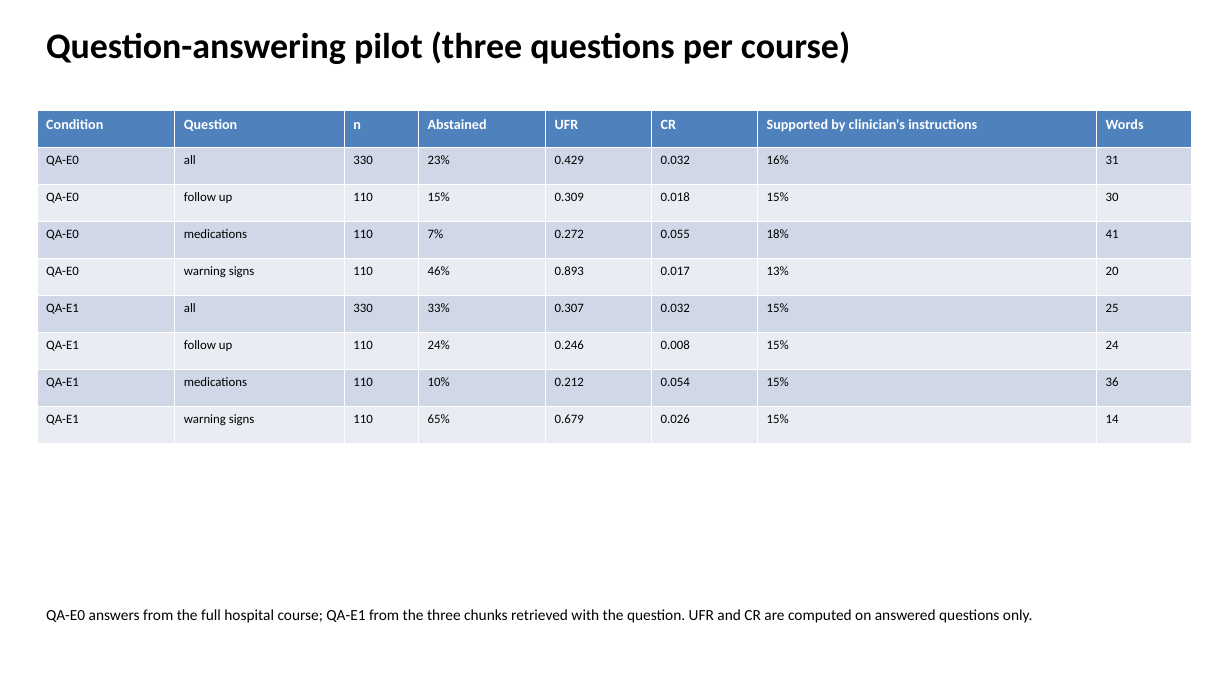
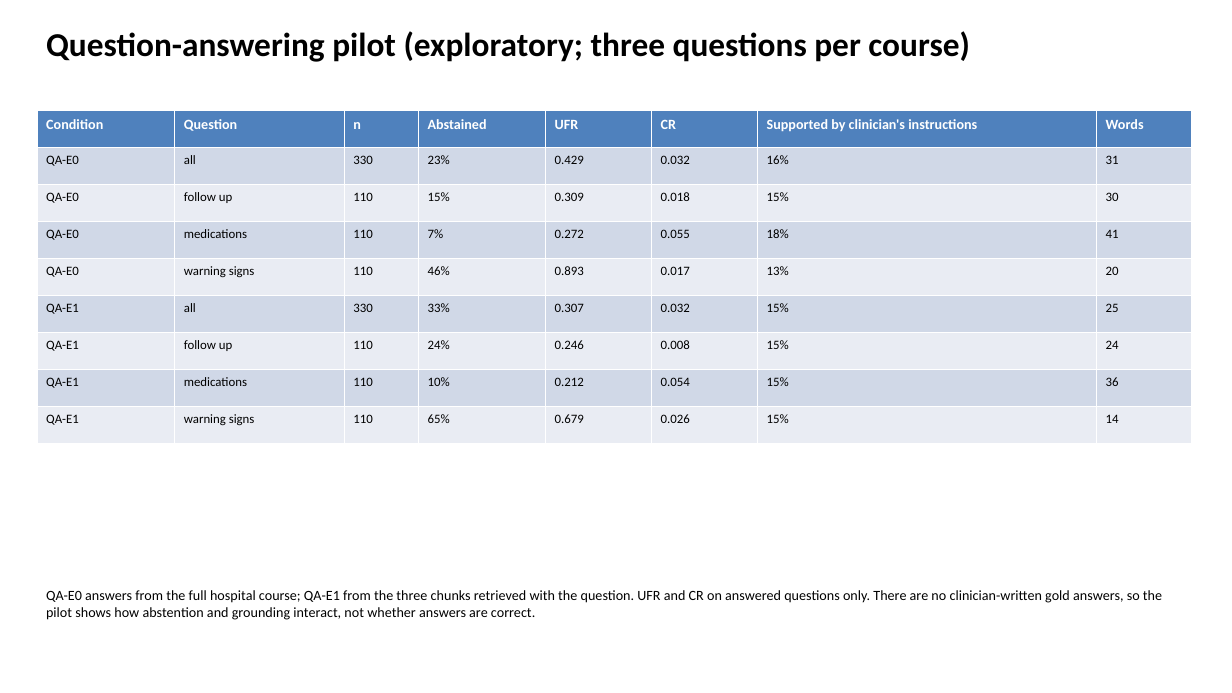
Before and after one commit to slay-a/medical-hallucination-eval, a slide deck: slide 18 of deliverables/Progress_Slides_Fall2026.pptx (slide 15 before the commit). Drawn at 1232x693 pixels with LibreOffice and Linux fonts; fonts in the diff are those of the drawing. Boxes give left, top, right and bottom in pixels: in the first picture for what was removed or moved away, otherwise in the second. Text is boxed around its words. In the diff, an @@ line names an element or a change of style, - is before the commit and + after.

```diff
--- a/deliverables/Progress_Slides_Fall2026.pptx
+++ b/deliverables/Progress_Slides_Fall2026.pptx
@@ text at <box>46,31,970,62</box>: text changed; size 28 to 26 pt @@
-Question-answering pilot (three questions per course)
+Question-answering pilot (exploratory; three questions per course)
@@ text at <box>46,590,1162,620</box>: text changed; size 12 to 11 pt @@
-QA-E0 answers from the full hospital course; QA-E1 from the three chunks retrieved with the question. UFR and CR are computed on answered questions only.
+QA-E0 answers from the full hospital course; QA-E1 from the three chunks retrieved with the question. UFR and CR on answered questions only. There are no clinician-written gold answers, so the pilot shows how abstention and grounding interact, not whether answers are correct.
```
Also in this commit, not shown: 19 other slides changed, 3 slides added, 4 other files.
